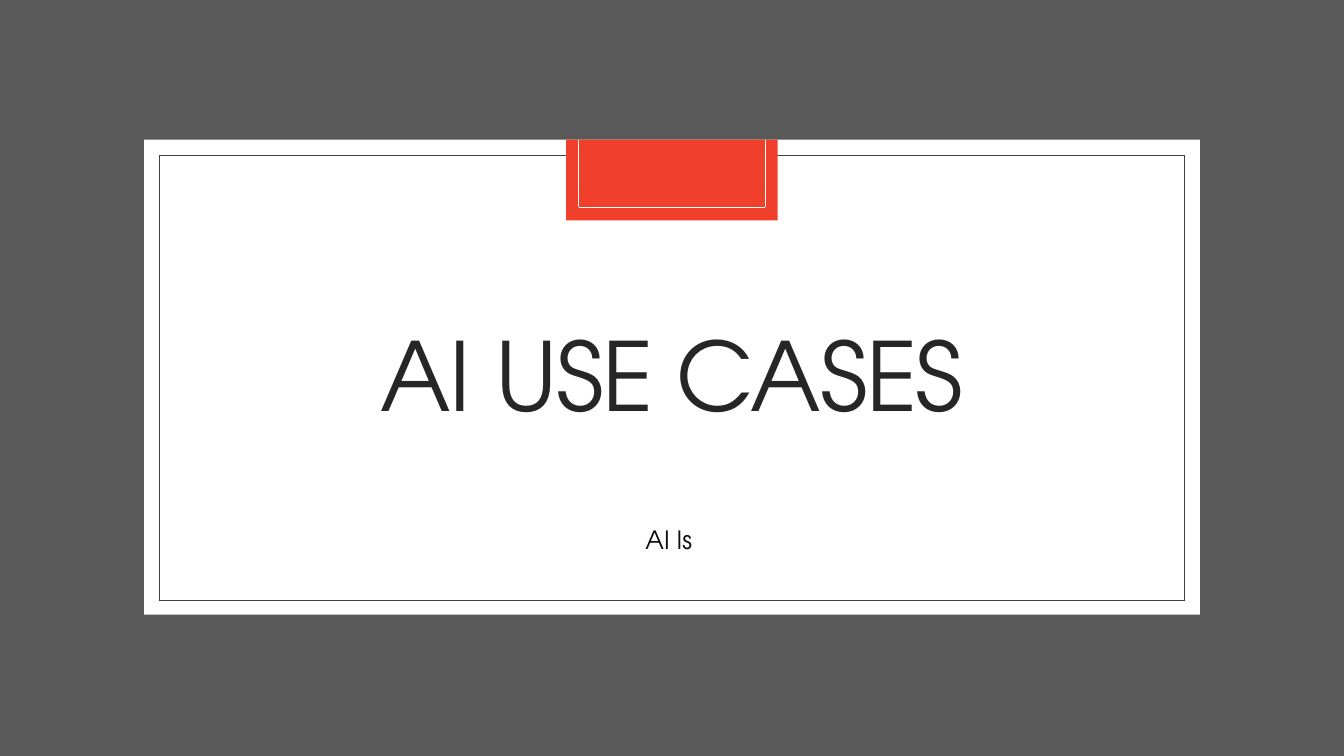
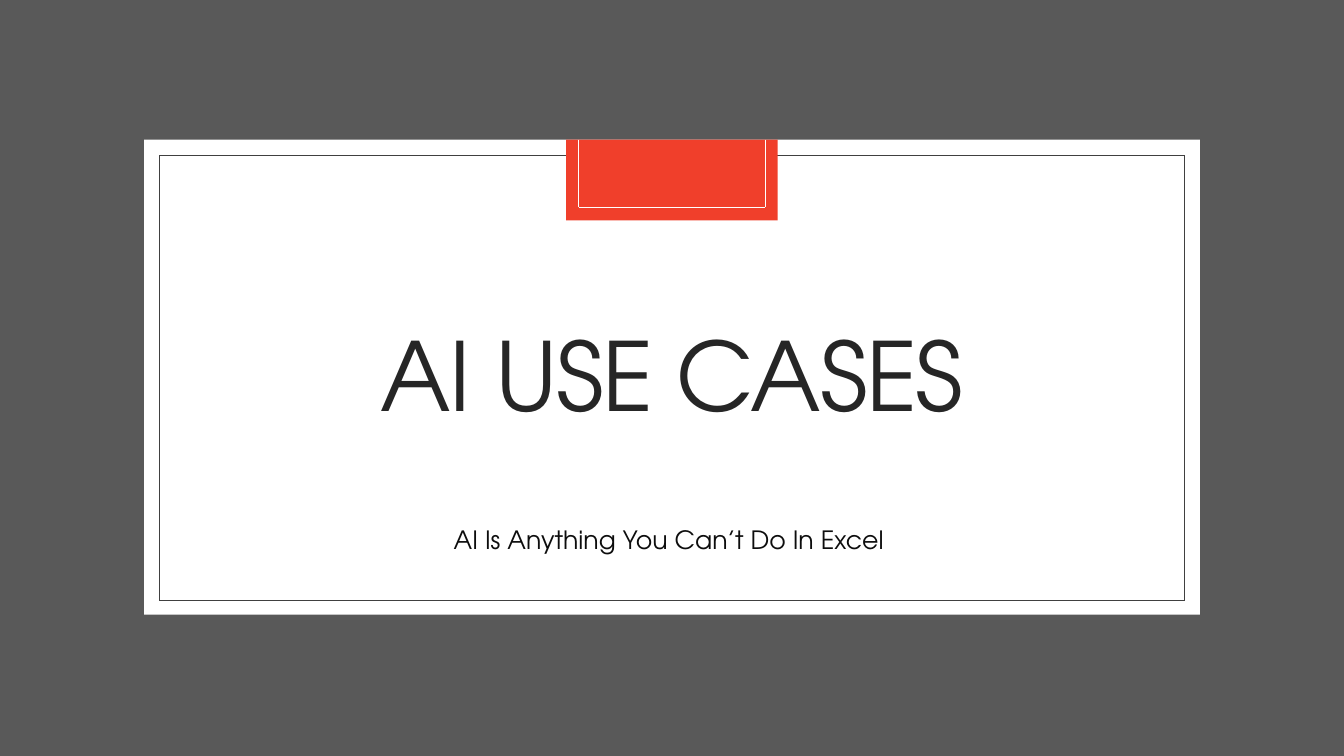
Before and after one commit to apetresc/rotman-ml, a slide deck: slide 3 of Day 3-4.pptx. Drawn at 1344x756 pixels with LibreOffice and Linux fonts; fonts in the diff are those of the drawing. Boxes give left, top, right and bottom in pixels: in the first picture for what was removed or moved away, otherwise in the second. Text is boxed around its words. In the diff, an @@ line names an element or a change of style, - is before the commit and + after.

```diff
--- a/Day 3-4.pptx
+++ b/Day 3-4.pptx
@@ text at box(454, 530, 884, 555): text changed @@
-AI Is
+AI Is Anything You Can’t Do In Excel
```
Also in this commit, not shown: 2 other slides changed, 6 slides added, 1 slide removed.
